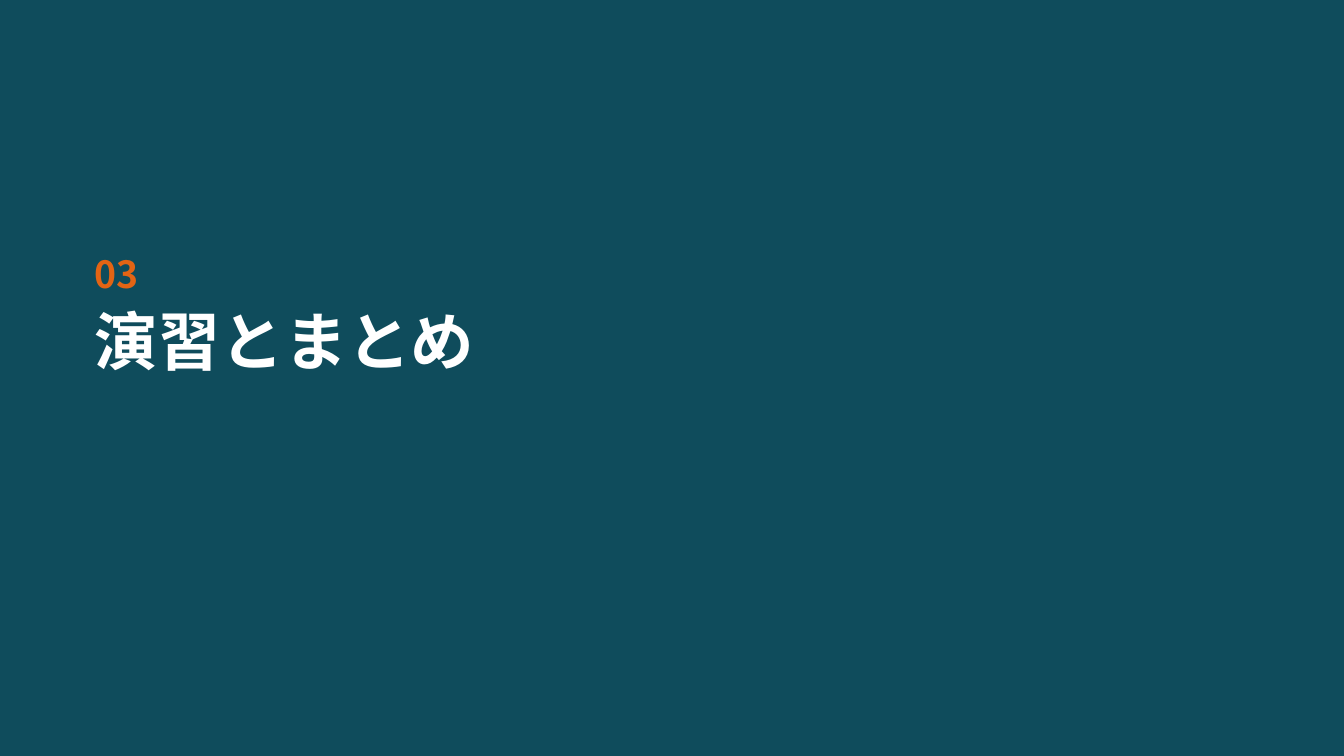
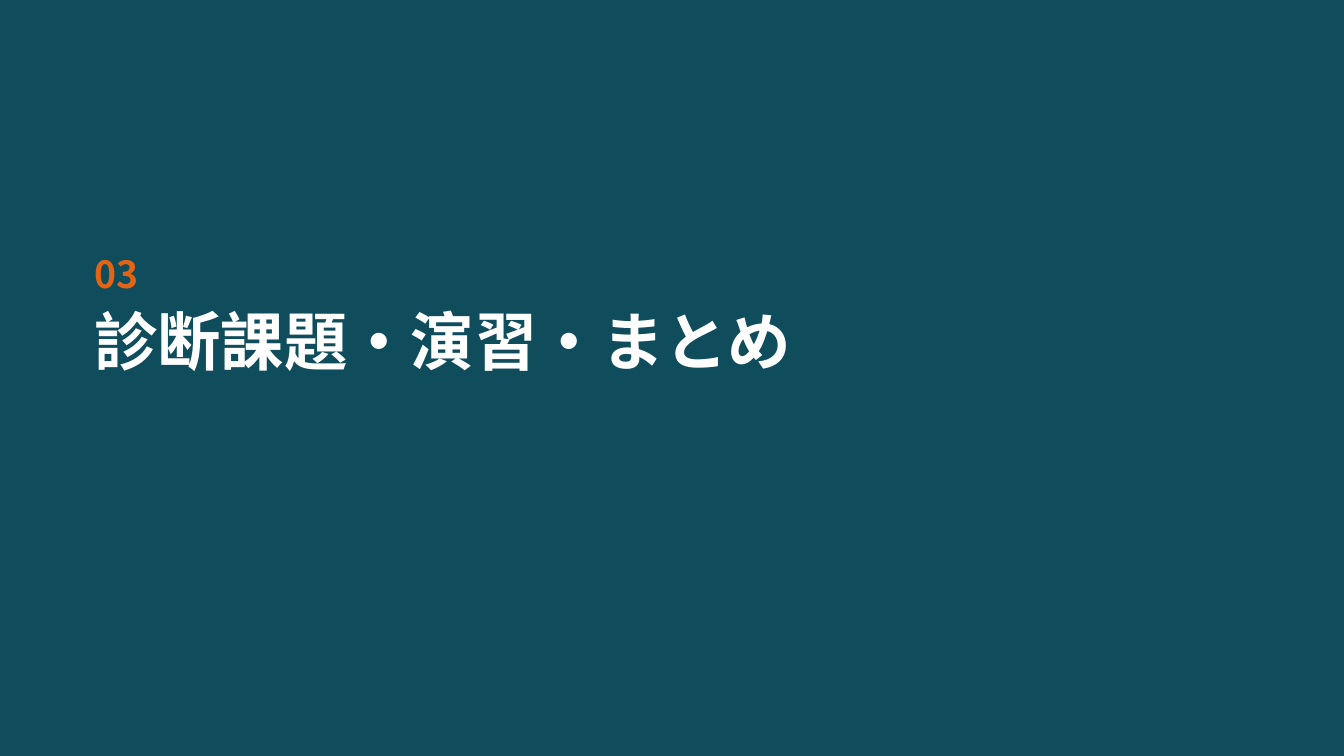
Before and after one commit to moto-k77/hello-world, a slide deck: slide 11 of claude-skills-lecture.pptx. Drawn at 1344x756 pixels with LibreOffice and Linux fonts; fonts in the diff are those of the drawing. Boxes give left, top, right and bottom in pixels: in the first picture for what was removed or moved away, otherwise in the second. Text is boxed around its words. In the diff, an @@ line names an element or a change of style, - is before the commit and + after.

```diff
--- a/claude-skills-lecture.pptx
+++ b/claude-skills-lecture.pptx
@@ title at [94,310,791,371]: text changed @@
-演習とまとめ
+診断課題・演習・まとめ
```
Also in this commit, not shown: 1 other slide changed, 2 slides added, 2 other files.
